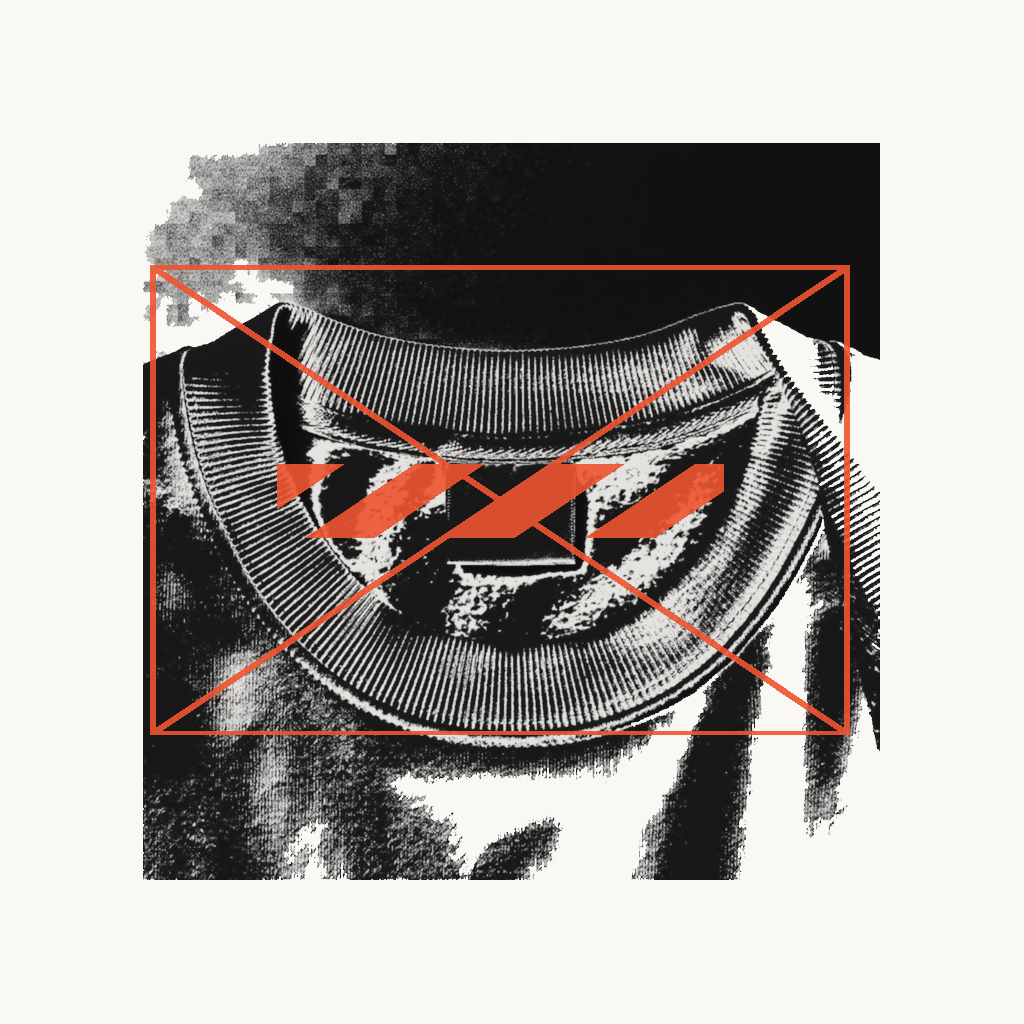
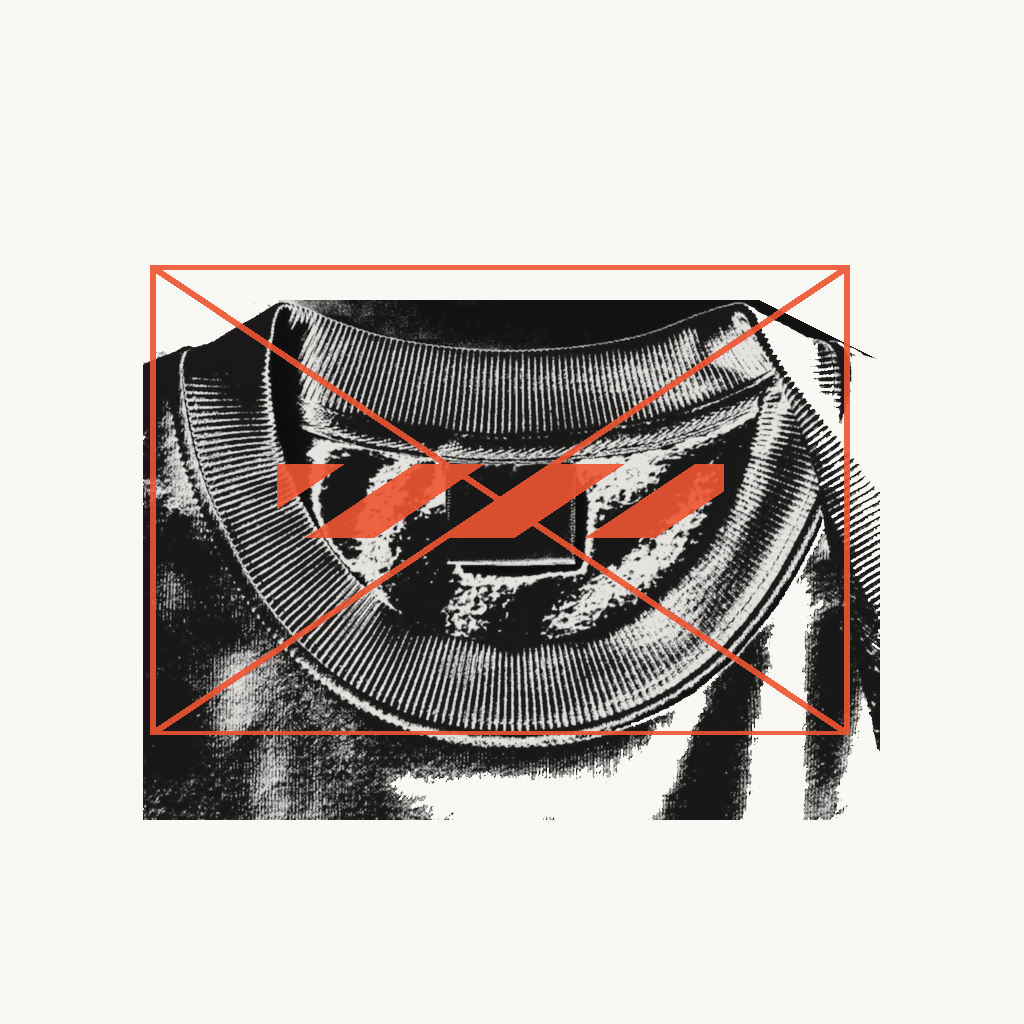
Two versions of the same layered image (1024×1024). Layer-by-layer changes:
painted on "10 Product Base - hoodie - black - neck-label" over 143, 143, 880, 880